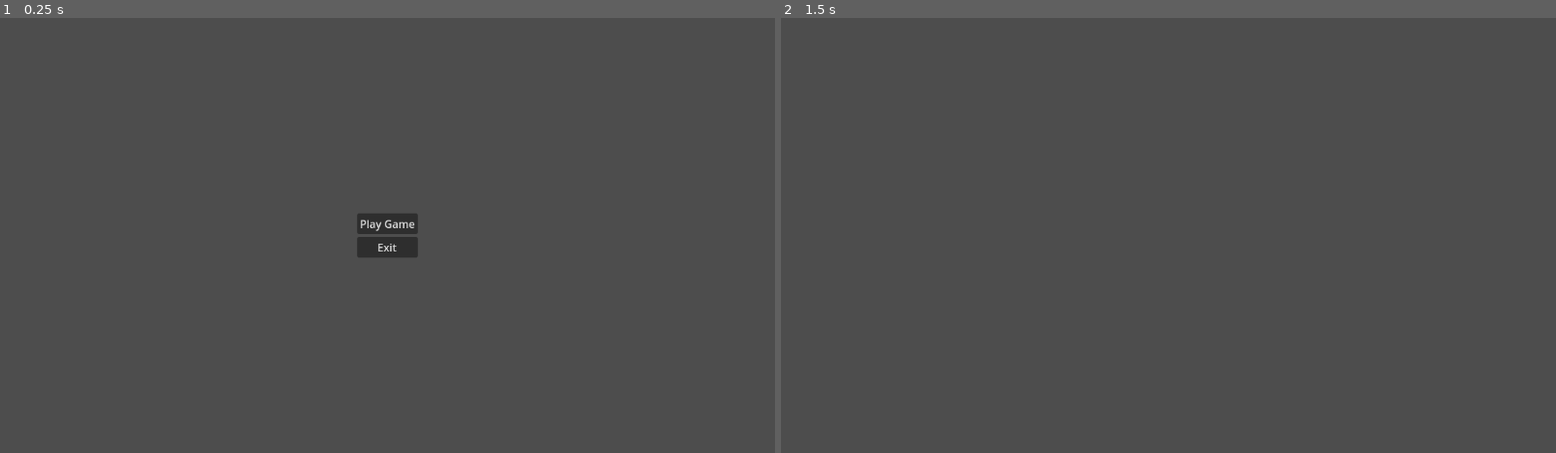
Above: before the commit, frames 1-2 (left to right).
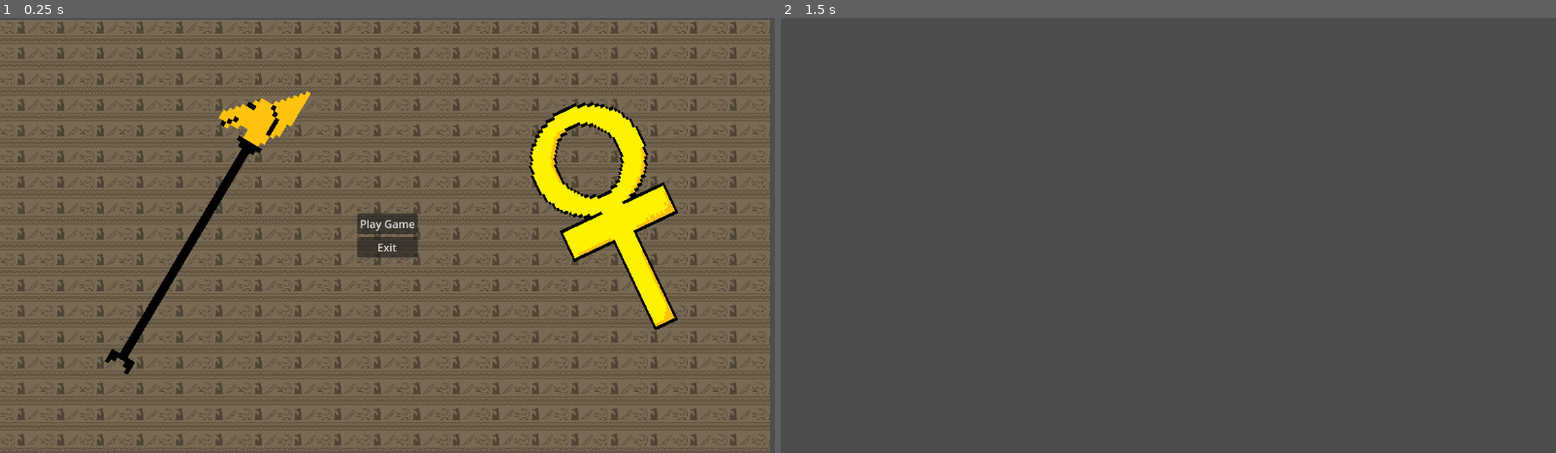
Above: after the commit, the same moments.

Repository: OwlGifter/Weightless
Game: Godot game, scene res://Scenes/title_screen.tscn
Same seed, same stepped clock (60 frames per second), same inputs: the game is played once before the commit and once after it.
Inputs:
- Up to frame 1 (0.25 s): no input
- Up to frame 2 (1.5 s): click "Play Game" at 0.5 s; tap Enter at 1.25 s

The runs differ from the first frame. In frame 1, 76% of the frame differs, in the area x 0-100%, y 0-100%; in frame 2, nothing differs.

Commit message:
title screen completed

Diff:
--- a/weightless/Scenes/title_screen.tscn
+++ b/weightless/Scenes/title_screen.tscn
@@ -1,6 +1,9 @@
-[gd_scene load_steps=2 format=3 uid="uid://d4fatkvegn4n1"]
+[gd_scene load_steps=5 format=3 uid="uid://d4fatkvegn4n1"]
 
 [ext_resource type="Script" uid="uid://dajineq4u6tw1" path="res://Scripts/title_screen.gd" id="1_klylv"]
+[ext_resource type="Texture2D" uid="uid://bkkxqnas2mugv" path="res://background/hyroglyphs background.png" id="2_4gxqj"]
+[ext_resource type="Texture2D" uid="uid://ccewkmocxqb0i" path="res://art/anubis cane.png" id="3_twnyg"]
+[ext_resource type="Texture2D" uid="uid://bns61espi7oqk" path="res://art/anubis cross.png" id="4_twnyg"]
 
 [node name="Title Screen" type="Control"]
 layout_mode = 3
@@ -10,6 +13,12 @@
 grow_horizontal = 2
 grow_vertical = 2
 script = ExtResource("1_klylv")
+
+[node name="Background" type="Sprite2D" parent="."]
+position = Vector2(0, 3)
+scale = Vector2(0.6, 0.6)
+texture = ExtResource("2_4gxqj")
+centered = false
 
 [node name="MarginContainer" type="MarginContainer" parent="."]
 layout_mode = 1
@@ -36,5 +45,19 @@
 layout_mode = 2
 text = "Exit"
 
+[node name="Anubis Cane" type="Sprite2D" parent="."]
+texture_filter = 1
+position = Vector2(320, 390)
+rotation = 0.536327
+scale = Vector2(6.60464, 7.24286)
+texture = ExtResource("3_twnyg")
+
+[node name="AnubisCross" type="Sprite2D" parent="."]
+texture_filter = 1
+position = Vector2(931, 327)
+rotation = -0.442233
+scale = Vector2(3.43059, 4.63475)
+texture = ExtResource("4_twnyg")
+
 [connection signal="pressed" from="MarginContainer/VBoxContainer/Play Game" to="." method="_on_play_game_pressed"]
 [connection signal="pressed" from="MarginContainer/VBoxContainer/Exit Game" to="." method="_on_exit_game_pressed"]
Binary file added: weightless/art/anubis cane.png
Not shown, added: weightless/art/anubis cane.png.import
Binary file added: weightless/art/anubis cross.png
Not shown, added: weightless/art/anubis cross.png.import
Binary file added: weightless/background/Temp_Background.png
Not shown, added: weightless/background/Temp_Background.png.import
Binary file added: weightless/background/hyroglyphs background.png
Not shown, added: weightless/background/hyroglyphs background.png.import
